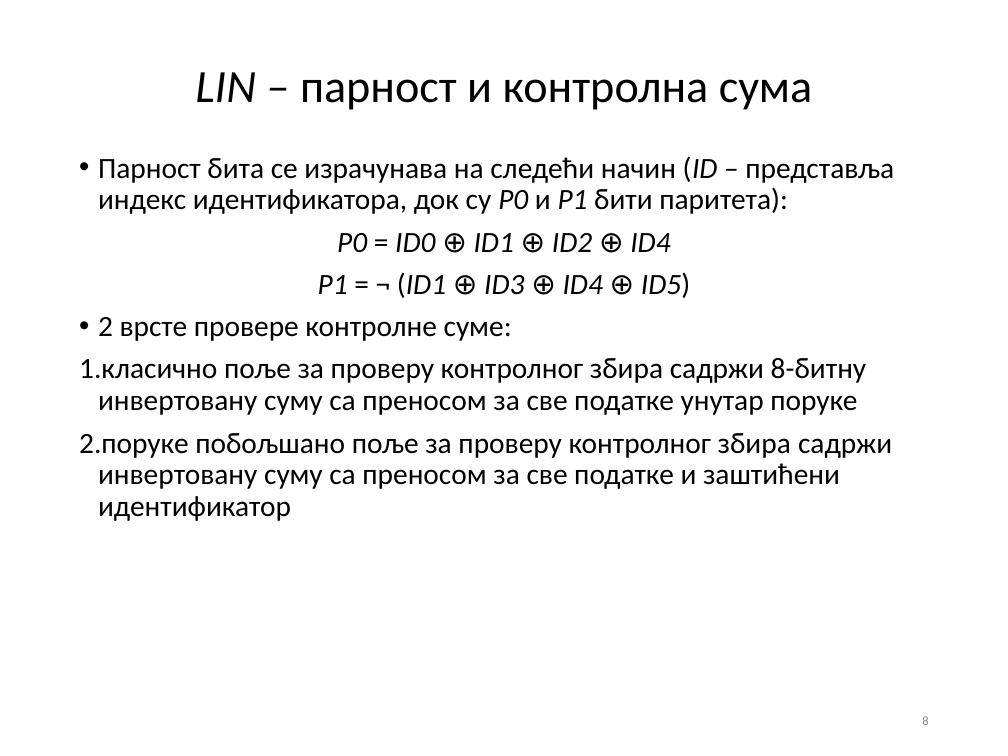
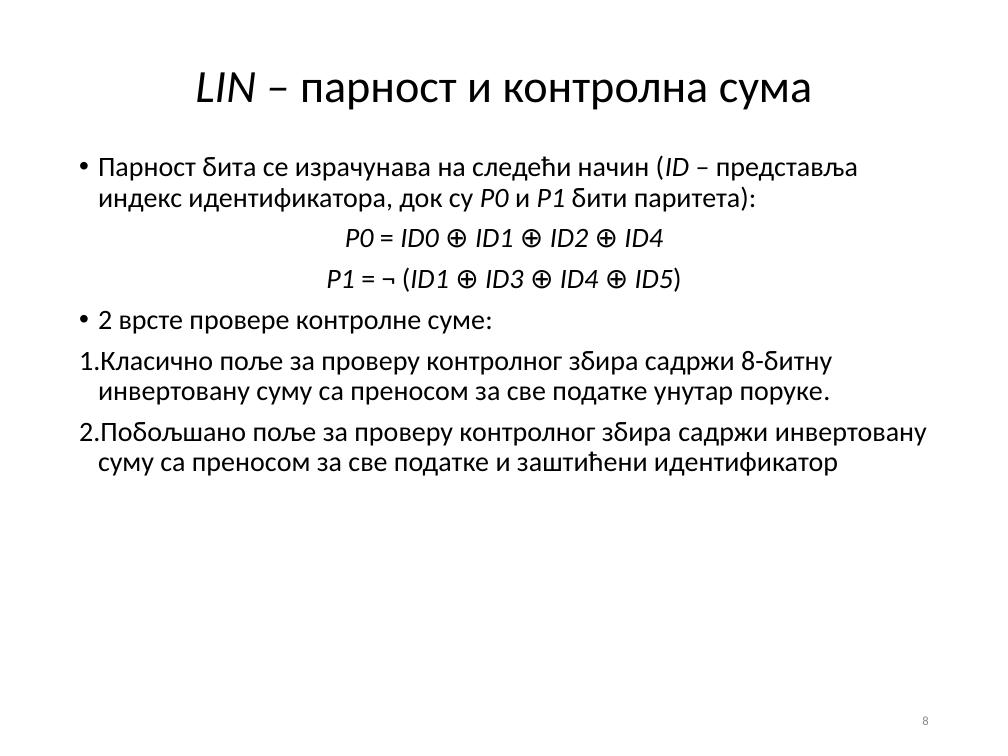
Before and after one commit to fjasic/bsc, a slide deck: slide 8 of documentation/Filip_Jasic_RA46-2014-prezentacija.ppt. Drawn at 1008x756 pixels with LibreOffice and Linux fonts; fonts in the diff are those of the drawing; background and template pictures are left out. Boxes give left, top, right and bottom in pixels: in the first picture for what was removed or moved away, otherwise in the second. Text is boxed around its words. In the diff, an @@ line names an element or a change of style, - is before the commit and + after.

```diff
--- a/documentation/Filip_Jasic_RA46-2014-prezentacija.ppt
+++ b/documentation/Filip_Jasic_RA46-2014-prezentacija.ppt
@@ text at (98,155,858,334): size 21 to 20 pt in "Парност бита се израчунава на следећи начин ...", "P0 = ID0 ⊕ ID1 ⊕ ID2 ...", "P1 = ¬ (ID1 ⊕ ID3 ⊕ ...", "2 врсте провере контролне суме:" @@
@@ text at (79,351,927,476): text changed; size 21 to 20 pt @@
-1. класично поље за проверу контролног збира садржи 8-битну инвертовану суму са преносом за све податке унутар поруке
-2. поруке побољшано поље за проверу контролног збира садржи инвертовану суму са преносом за све податке и заштићени идентификатор
+1. Класично поље за проверу контролног збира садржи 8-битну инвертовану суму са преносом за све податке унутар поруке.
+2. Побољшано поље за проверу контролног збира садржи инвертовану суму са преносом за све податке и заштићени идентификатор
```
Also in this commit, not shown: 5 other slides changed, 1 slide added, 1 slide removed.
